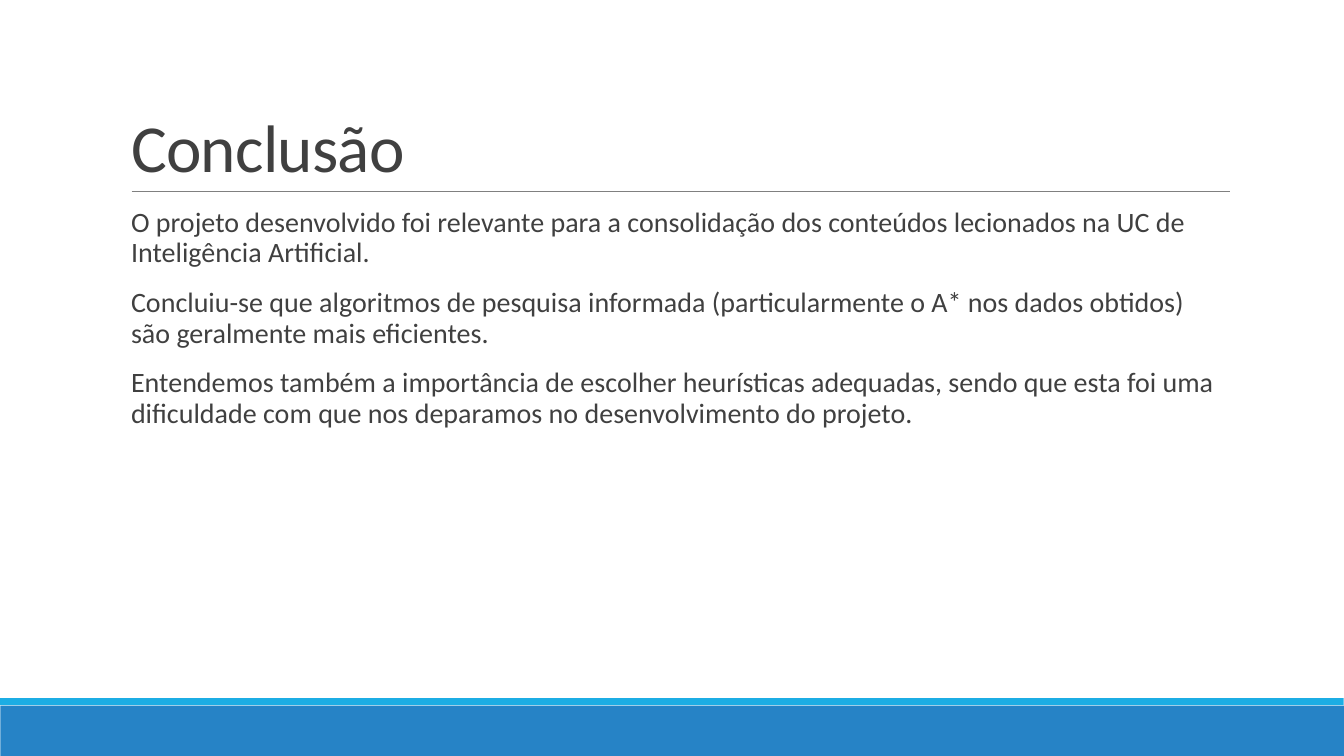
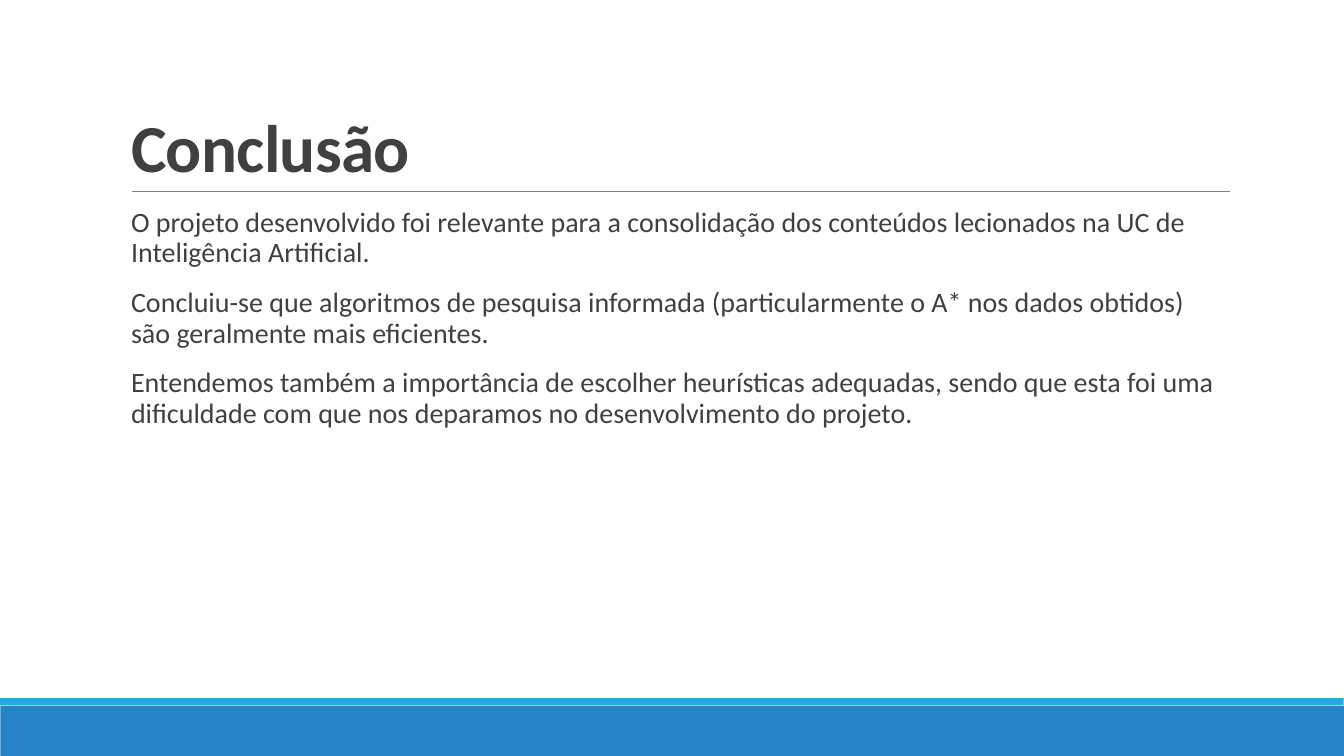
Before and after one commit to pedrovponte/IART-g39, a slide deck: slide 11 of docs/finalpresentation.pptx (slide 10 before the commit). Drawn at 1344x756 pixels with LibreOffice and Linux fonts; fonts in the diff are those of the drawing. Boxes give left, top, right and bottom in pixels: in the first picture for what was removed or moved away, otherwise in the second. Text is boxed around its words. In the diff, an @@ line names an element or a change of style, - is before the commit and + after.

```diff
--- a/docs/finalpresentation.pptx
+++ b/docs/finalpresentation.pptx
@@ title "Conclusão" at <box>131,125,410,173</box>: bold on @@
```
Also in this commit, not shown: 8 other slides changed, 1 slide added, 3 other files.
